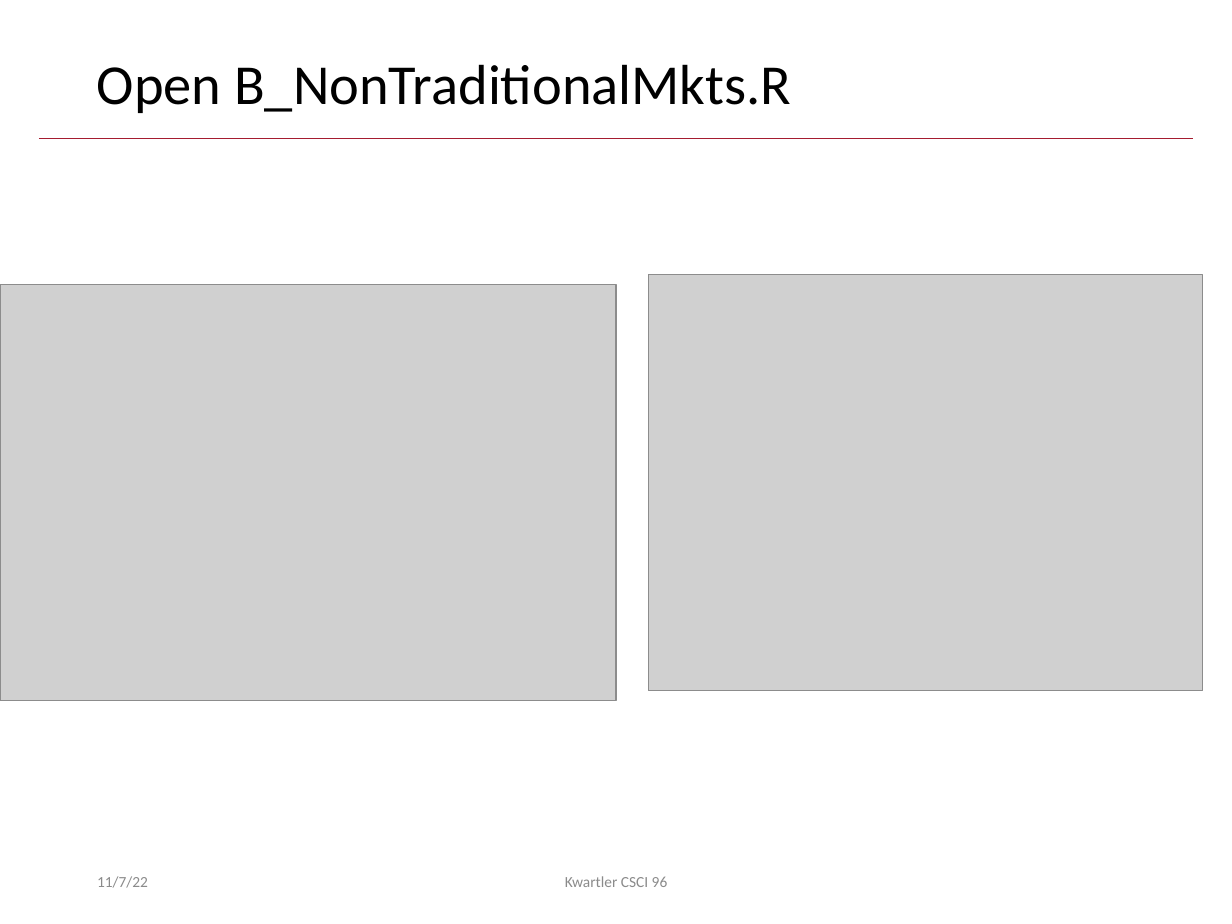
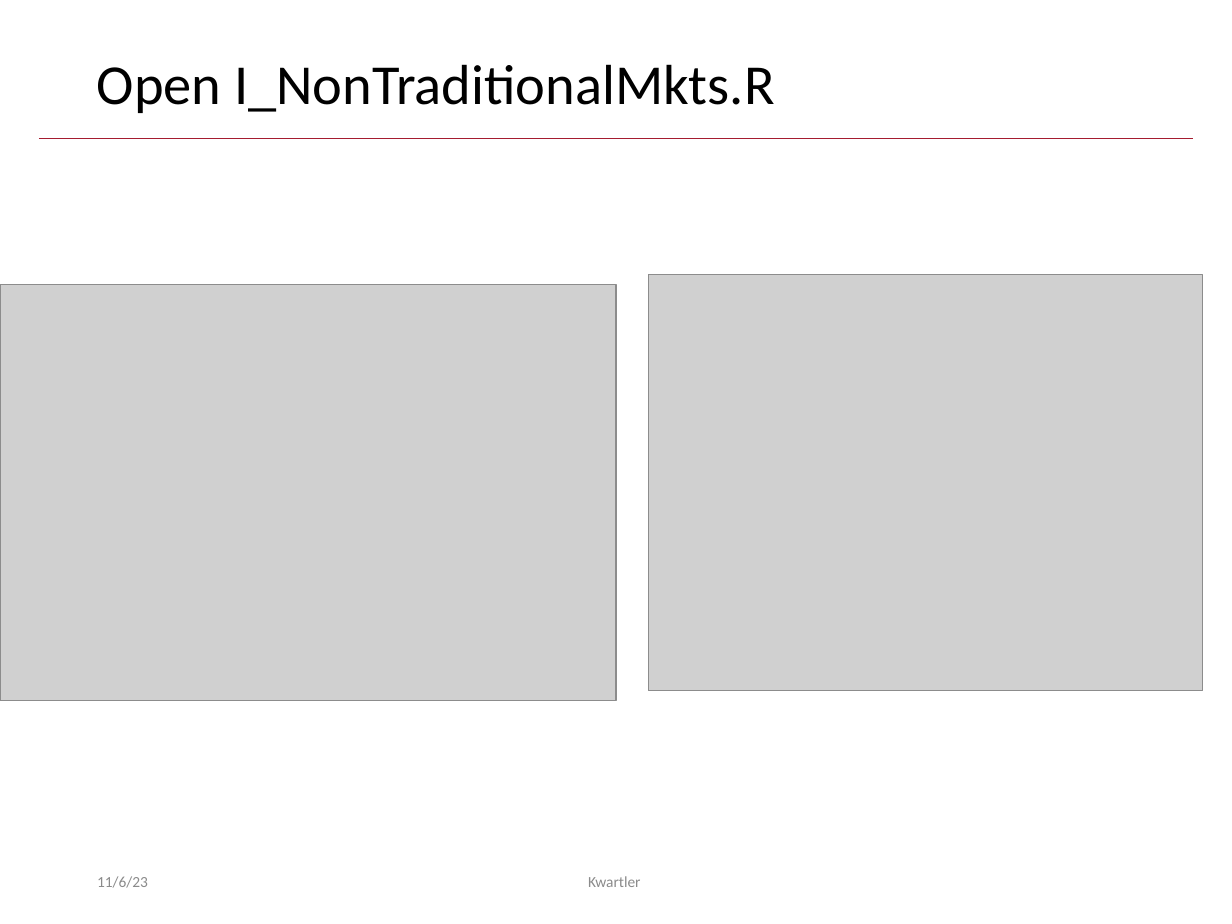
Before and after one commit to kwartler/Harvard_DataMining_Business_Student, a slide deck: slide 13 of Lessons/H_Equities_CreditModeling/C_NonTraditionalMkts.pptx (slide 15 before the commit). Drawn at 1232x924 pixels with LibreOffice and Linux fonts; fonts in the diff are those of the drawing; grey boxes stand for pictures; background and template pictures are left out. Boxes give left, top, right and bottom in pixels: in the first picture for what was removed or moved away, otherwise in the second. Text is boxed around its words. In the diff, an @@ line names an element or a change of style, - is before the commit and + after.

```diff
--- a/Lessons/H_Equities_CreditModeling/C_NonTraditionalMkts.pptx
+++ b/Lessons/H_Equities_CreditModeling/C_NonTraditionalMkts.pptx
@@ title at [97,64,774,113]: text changed @@
-Open B_NonTraditionalMkts.R
+Open I_NonTraditionalMkts.R
@@ text at [97,876,148,888]: text changed @@
-11/7/22
+11/6/23
@@ text at [588,876,641,887]: text changed @@
-Kwartler CSCI 96
+Kwartler
```
Also in this commit, not shown: 12 other slides changed, 2 slides removed, 2 other files.
